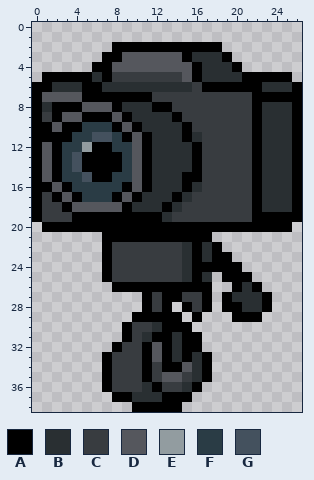
Two versions of one pixel-art sprite, assets/zoom/jumpleft/jumpleft2.png. Above is the file before it was changed.
The file is 81x117 pixels, drawn in blocks of 3x3; one block is one cell here.
Palette (. is transparent): A #000000  B #292f32  C #383c40  D #55575d  E #929ca0  F #2a3c45  G #44515e
Pixels before, first column x 0:
 2 ........AAAAAAAAAAA........
 3 .......AADDDDDDABBBA.......
 4 ......AADDDDDDDDABBBA......
 5 .AAAAABACCCCCCCDABBBBAAAAA.
 6 AABBBAABBBBBBBBBCAAAAAABBBA
 7 ADDDDAAAAAAACCCCCCCCCCAAAAA
 8 ABAAADDDABBBAACCCCCCCCABBBA
 9 ACADDAAADABBBBACCCCCCCABBBA
10 AADAAFFFADABBBBACCCCCCABBBA
11 AAAAFFGGFADABBBABCCCCCABBBA
12 ADAFFEAAFFDABBBBACCCCCABBBA
13 ADAFGAAAAFDABBBBACCCCCABBBA
14 ADAFGAAAAFDABBBBACCCCCABBBA
15 ADAFFGAAFFDABBBAACCCCCABBBA
16 AADAFFFFFADABBBABCCCCCABBBA
17 ACADAFFFADABBBABCCCCCCABBBA
18 ACCADDDDDABBBABCCCCCCCABBBA
19 ACCCAAAAAAAAABCCCCCCCCAAAAA
20 .AAAAAAAAAAAAAAAAAAAAAAAAA.
21 .......AAAAAAAAAAA.........
22 .......ACCCCCCCBABA........
23 .......ACCCCCCCBABAA.......
24 .......ACCCCCCCBAAAAA......
25 .......ACCCCCCCBAB.AAA.....
26 ........AAAAAAAAAA..ABA....
27 ...........ACAACCA.ABBBA...
28 ...........ACA.ACA.AABBA...
29 ..........AAAAA.A...AAA....
30 .........ACCBAAA...........
31 .........ACBAABAA..........
32 ........ACCADABAA..........
33 .......ACCCADABABA.........
34 .......ACCCACAADBA.........
35 .......ACCCACDDCBA.........
36 .......ACCCBACCBA..........
37 ........AABBBAAA...........
38 ..........AAAAA............
New version:
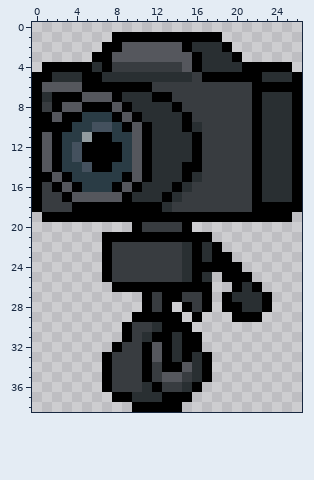
Changes in this commit:
Changed rows in their new state; - is an unchanged pixel.
first column x 0:
 1 --------AAAAAAAAAAA--------
 2 -------A-DDDDDD-BBBA-------
 3 ------A-D------DA--BA------
 4 -AAAAAB-CCCCCCC-----BAAAAA-
 5 A-BBB-ABBBBBBBBBCAAAA--BBBA
 6 -DDDD--AAAAACCCC-CCCCC-AAA-
 7 -BAAADDD-BBBAA---------BBB-
 8 -C-DDAAADA--BBA------------
 9 -ADAAFFFADA---BA-----------
10 --A-F-GGFADA----B----------
11 -D-F-EAA-F-----BA----------
12 ----GA--A------------------
14 ----FG--F------A-----------
15 -ADA-FFF-A------B----------
16 -CADA---ADAB--ABC----------
17 --CADDDDDAB--ABC-----------
18 ---CAAAAA-AAABC--------AAA-
19 .AAA---------AAAAAAAAA----.
20 -.........-CCCC-..........-
Pixel boxes of the changes (left, top, right, bottom) in both pictures:
changed: (32, 32, 302, 232)
